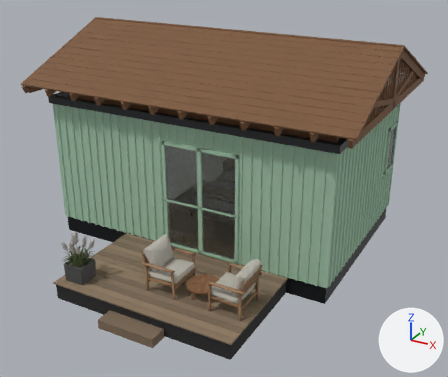
An edit to the glTF model models/sirius24.glb, drawn before and after from the same camera.
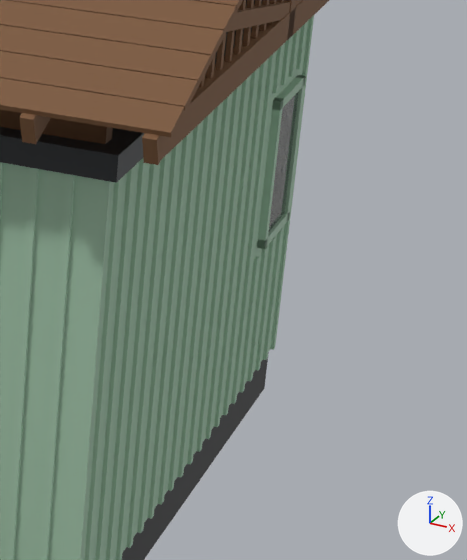
Each version appears first whole from a 50 mm camera at (5.89, -11.0, 6.32) aimed at (0.46, -1.14, 1.39), and next in a close-up on the part from 68% to 100% of the width and 26% to 72% of the height. Arrows for +X, +Y and +Z are at lower right; the lights stay in place. The older version's two pictures come first. Where no turn or scale is listed for an object, it has been applied to the vertices. Vertices at exactly the same position are counted once.

The older version as bpy lines, for what is in view:
```python
me_charpente = bpy.data.meshes.new('Charpente')
me_charpente.from_pydata(...)  # 640 vertices, 960 faces; spans x -3.35..3.35, y -2.43..2.43, z 2.92..4.27
me_charpente.materials.append(mat_charpente_bois)  # brown #7a5638
me_coque_003 = bpy.data.meshes.new('Coque.003')
me_coque_003.from_pydata(...)  # 59 vertices, 130 faces; spans x -3.0..3.0, y -2.0..2.0, z 0.35..2.77
# faces by material slot: [57, 73]
me_coque_003.materials.append(mat_bardage)  # greyish green #a1c3a9
me_coque_003.materials.append(mat_lambris)  # white #eee9e0
me_couvre_joints_002 = bpy.data.meshes.new('Couvre-joints.002')
me_couvre_joints_002.from_pydata(...)  # 912 vertices, 1368 faces; spans x -3.02..3.02, y -2.02..2.02, z 0.35..2.77
me_couvre_joints_002.materials.append(mat_bardage)  # greyish green #a1c3a9
me_menuiseries = bpy.data.meshes.new('Menuiseries')
me_menuiseries.from_pydata(...)  # 112 vertices, 216 faces; spans x -3.05..3.05, y -2.05..2.05, z 0.37..2.52
me_menuiseries.materials.append(mat_menuiseries)  # greyish green #a1c3a9
ob_charpente = bpy.data.objects.new('Charpente', me_charpente)
ob_charpente.location = (0.0, 0.0, 0.0)
ob_coque = bpy.data.objects.new('Coque', me_coque_003)
ob_coque.location = (0.0, 0.0, 0.0)
ob_couvre_joints = bpy.data.objects.new('Couvre-joints', me_couvre_joints_002)
ob_couvre_joints.location = (0.0, 0.0, 0.0)
ob_menuiseries = bpy.data.objects.new('Menuiseries', me_menuiseries)
ob_menuiseries.location = (0.0, 0.0, 0.0)
# also in view: 'Vitrages' at (1.36, -0.15, 1.45); 'Soubassement' at (0.0, 0.0, 0.17); 'Couvertine' at (0.0, 0.0, 2.95); 'Coque (toit)' at (0.0, 0.0, 2.83); 'Couverture bois' at (0.0, 0.0, 3.77)
```
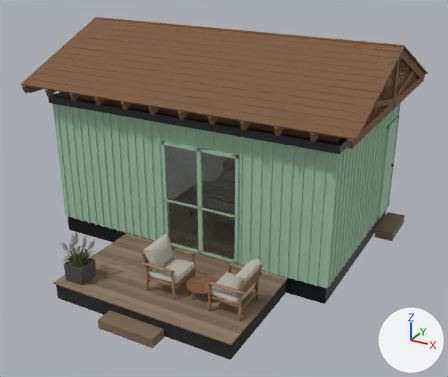
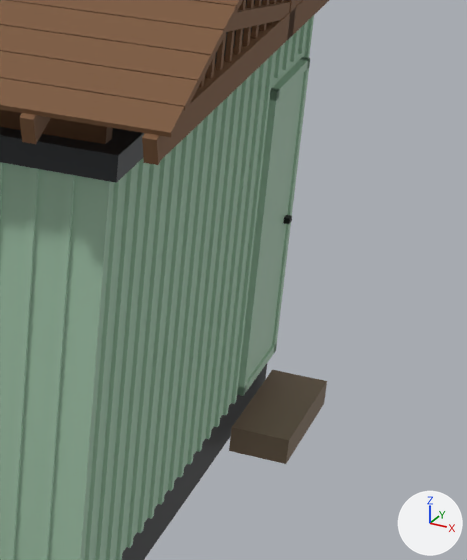
The change in detail:
Material 'Métal noir' (mat_métal_noir) is new.
Its base color is (0.0116, 0.0123, 0.0137) (black #1c1d1f).
Its metallic is 0.6.
Its roughness is 0.45.
me_coque_003 is used by ob_coque; location (0.0, 0.0, 0.0).
me_coque_003 had 59 vertices, 130 faces and spanned x -3.0..3.0, y -2.0..2.0, z 0.35..2.77.
me_coque_003 now has 60 vertices, 132 faces and spans x -3.0..3.0, y -2.0..2.0, z 0.35..2.77.
Part 1, on me_coque_003:
8 vertices are removed from x 2.88..3.0, y 1.16..1.94, z 1.37..2.77.
37 faces are deleted.
2 vertices move from x 2.88, y 1.76..1.88, z 1.37..2.77 to x 2.88, y 1.03..1.83, z 0.37..2.47.
9 vertices are added at x 2.7..3.0, y 1.03..1.95, z 0.37..2.77.
15 new faces join them, mat_bardage (greyish green #a1c3a9).
24 new faces join them, mat_lambris (white #eee9e0).
me_couvre_joints_002 is used by ob_couvre_joints; location (0.0, 0.0, 0.0).
me_couvre_joints_002 had 912 vertices, 1368 faces and spanned x -3.02..3.02, y -2.02..2.02, z 0.35..2.77.
me_couvre_joints_002 now has 880 vertices, 1320 faces and spans x -3.02..3.02, y -2.02..2.02, z 0.35..2.77.
me_couvre_joints_002 part 2: the loose piece of 8 vertices spanning x 3.0..3.02, y 1.31..1.35, z 0.35..1.31 is deleted.
me_couvre_joints_002 part 3: the loose piece of 8 vertices spanning x 3.0..3.02, y 1.69..1.73, z 0.35..1.31 is deleted.
me_couvre_joints_002 part 4: the loose piece of 8 vertices spanning x 3.0..3.02, y 1.5..1.54, z 0.35..1.31 is deleted.
me_couvre_joints_002 part 5: the loose piece of 8 vertices spanning x 3.0..3.02, y 1.12..1.16, z 0.35..1.31 is deleted.
me_couvre_joints_002 part 6: 16 vertices moved from x 3.0..3.02, y 1.12..1.73, z 2.43 to x 3.0..3.02, y 1.12..1.73, z 2.53.
me_menuiseries is used by ob_menuiseries; location (0.0, 0.0, 0.0).
me_menuiseries had 112 vertices, 216 faces and spanned x -3.05..3.05, y -2.05..2.05, z 0.37..2.52.
me_menuiseries now has 120 vertices, 228 faces and spans x -3.05..3.05, y -2.05..2.05, z 0.37..2.52.
me_menuiseries part 7: a new loose piece, a box spanning x 3.015..3.035, y 1.06..1.8, z 0.37..2.44, in mat_menuiseries (greyish green #a1c3a9).
Part 8, on me_menuiseries:
6 vertices in x 3.0..3.05, y 1.16..1.22, z 1.37..1.43 move by (0.0, -0.13, -1.0).
6 vertices in x 3.0..3.05, y 1.7..1.76, z 1.37..1.43 move by (0.0, 0.07, -1.0).
6 vertices in x 3.0..3.05, y 1.16..1.22, z 2.31..2.37 move by (0.0, -0.13, 0.1).
6 vertices in x 3.0..3.05, y 1.7..1.76, z 2.31..2.37 move by (0.0, 0.07, 0.1).
Mesh me_poignée is new.
It is a box spanning x 3.035..3.075, y 1.67..1.73, z 1.37..1.41.
It uses material mat_métal_noir (black #1c1d1f).
Mesh me_marche_entrée is new.
It is a box spanning x 3.02..3.4, y 0.93..1.93, z 0.0..0.175.
It uses material mat_terrasse_1 (brown #7c6a56).
Object 'Poignée' (ob_poignée) is new; it shows me_poignée.
Its location is (0.0, 0.0, 0.0).
Object 'Marche entrée' (ob_marche_entrée) is new; it shows me_marche_entrée.
Its location is (0.0, 0.0, 0.0).

Location of each change, [x1, y1, x2, y2] in pixels of the close-ups (467 x 560 px; the box of a moved part takes in the faces that stretch with it):
'Menuiseries', reshaped: before [257, 75, 306, 249]; after [237, 57, 310, 396]
'Marche entrée', added (brown): after [229, 370, 327, 464]
'Poignée', added: after [283, 215, 292, 224]
part 1 of me_coque_003, moved or reshaped: [80, 20, 309, 560] in both
part 2 of me_couvre_joints_002, deleted: before [247, 247, 267, 382]
part 3 of me_couvre_joints_002, deleted: before [263, 228, 283, 360]
part 4 of me_couvre_joints_002, deleted: before [255, 237, 275, 371]
part 5 of me_couvre_joints_002, deleted: before [239, 256, 259, 393]
part 6 of me_couvre_joints_002, moved or reshaped: before [272, 22, 307, 93]; after [274, 22, 307, 78]
part 7 of me_menuiseries, added: after [247, 73, 304, 380]
part 8 of me_menuiseries, moved or reshaped: before [257, 75, 306, 249]; after [237, 57, 310, 396]
'Vitrages', unchanged, covered by the edit: before [269, 91, 299, 231]
